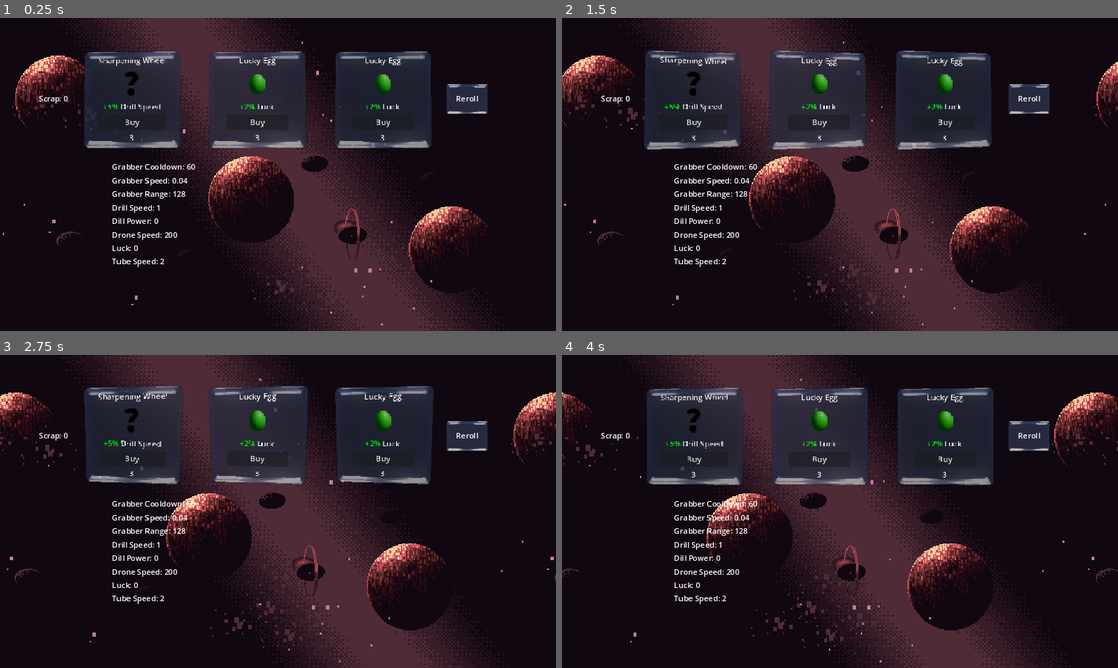
Above: before the commit, frames 1-4 (two rows, left to right).
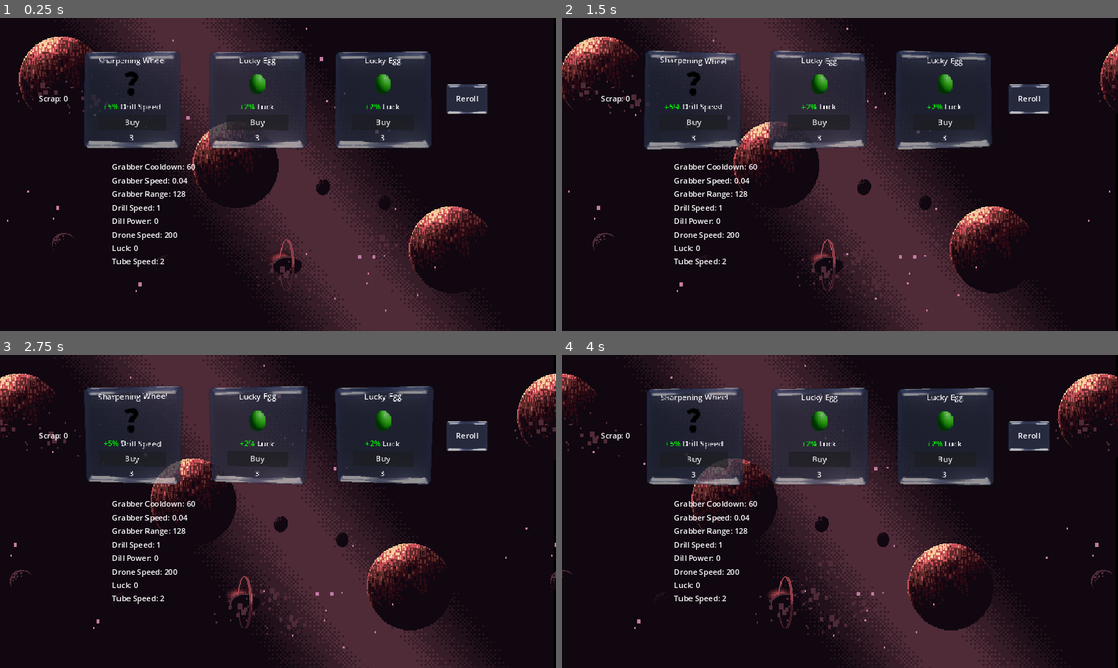
Above: after the commit, the same moments.

Repository: MissionToPsyche-Iridium/iridium_21q_web_game-csu
Game: Godot game, scene res://Scenes/shop.tscn
Same seed, same stepped clock (60 frames per second), same inputs: the game is played once before the commit and once after it. This scene is started directly instead of the project's main scene.
Inputs (mouse positions are in pixels of both pictures, inside the frame that each line leads up to):
- Up to frame 1 (0.25 s): no input
- Up to frame 2 (1.5 s): move the mouse to (962, 158) at 0.52 s; hold D (right) 0.53-1.28 s; tap Space (Leave) at 0.6, 1.35 s; move the mouse to (728, 190) at 1.27 s; hold S (down) from 1.28 s (still down)
- Up to frame 3 (2.75 s): move the mouse to (333, 442) at 2.02 s; release S (down) at 2.03 s; hold D (right) from 2.03 s (still down); tap Space (Leave) at 2.1 s
- Up to frame 4 (4 s): move the mouse to (812, 574) at 2.77 s; release D (right) at 2.78 s; hold W (up) 2.78-3.53 s; tap Space (Leave) at 2.85, 3.6 s; move the mouse to (1006, 558) at 3.52 s; hold A (left) from 3.53 s (still down)

The runs differ from the first frame. In frame 1, 7.6% of the frame differs, in the area x 0-82%, y 0-100%; in frame 2, 8.1%; in frame 3, 8.2%, in the area x 0-100%, y 0-100%; in frame 4, 7.8%.

Commit message:
Update shop.tscn

Diff:
--- a/Scenes/shop.tscn
+++ b/Scenes/shop.tscn
@@ -100,9 +100,10 @@
 motion_scale = Vector2(0, 0)
 
 [node name="Sprite2D" type="Sprite2D" parent="ParallaxBackground/ParallaxLayer"]
-position = Vector2(568, 312)
+position = Vector2(560, 304)
 scale = Vector2(4.26471, 4.2)
 texture = ExtResource("8_klcxv")
+metadata/_edit_lock_ = true
 
 [node name="ParallaxLayer2" type="ParallaxLayer" parent="ParallaxBackground"]
 position = Vector2(32, -40)
@@ -110,12 +111,12 @@
 motion_mirroring = Vector2(1120, 0)
 
 [node name="Sprite2D" type="Sprite2D" parent="ParallaxBackground/ParallaxLayer2"]
-position = Vector2(96, 208)
+position = Vector2(104, 168)
 scale = Vector2(2.04545, 2.06322)
 texture = ExtResource("9_716jn")
 
 [node name="Sprite2D2" type="Sprite2D" parent="ParallaxBackground/ParallaxLayer2"]
-position = Vector2(496, 416)
+position = Vector2(464, 344)
 scale = Vector2(2.04545, 2.06322)
 texture = ExtResource("9_716jn")
 
@@ -125,22 +126,22 @@
 texture = ExtResource("9_716jn")
 
 [node name="Sprite2D4" type="Sprite2D" parent="ParallaxBackground/ParallaxLayer2"]
-position = Vector2(232, 552)
-scale = Vector2(1.5, 0.95)
+position = Vector2(202, 574)
+scale = Vector2(1.27941, 1.225)
 texture = ExtResource("10_olqip")
 
 [node name="Sprite2D5" type="Sprite2D" parent="ParallaxBackground/ParallaxLayer2"]
-position = Vector2(736, 392)
-scale = Vector2(1.5, 0.95)
+position = Vector2(702, 440)
+scale = Vector2(0.779412, 0.95)
 texture = ExtResource("10_olqip")
 
 [node name="Sprite2D6" type="Sprite2D" parent="ParallaxBackground/ParallaxLayer2"]
-position = Vector2(703.25, 488)
+position = Vector2(568, 552)
 scale = Vector2(1.59804, 1)
 texture = ExtResource("11_tm5u6")
 
 [node name="Sprite2D7" type="Sprite2D" parent="ParallaxBackground/ParallaxLayer2"]
-position = Vector2(424, 364)
+position = Vector2(432, 336)
 scale = Vector2(3.29412, 4.05)
 texture = ExtResource("12_3o4n0")
 
@@ -148,7 +149,7 @@
 
 [node name="655821Josefpres8-bit-game-loop-007-simple-mix-2-short-120-bpm" type="AudioStreamPlayer" parent="background_sound"]
 stream = ExtResource("13_87ryj")
-volume_db = -16.0
+volume_db = -12.0
 autoplay = true
 
 [connection signal="pressed" from="row/HBoxContainer/Reroll" to="." method="_on_reroll_pressed"]
